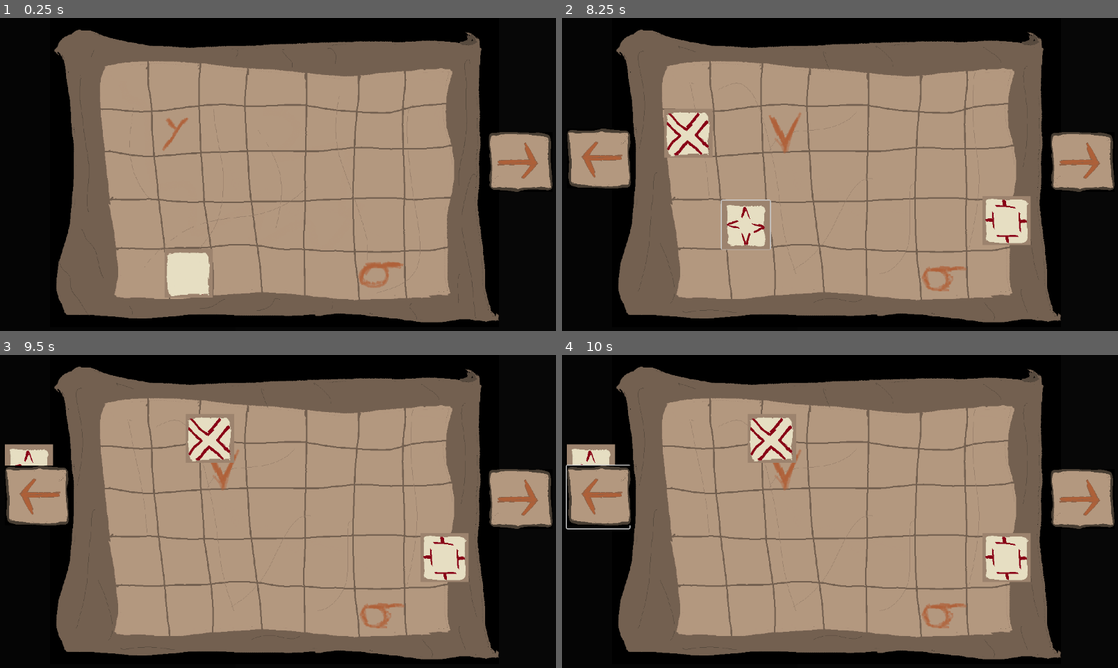
Above: before the commit, frames 1-4 (two rows, left to right).
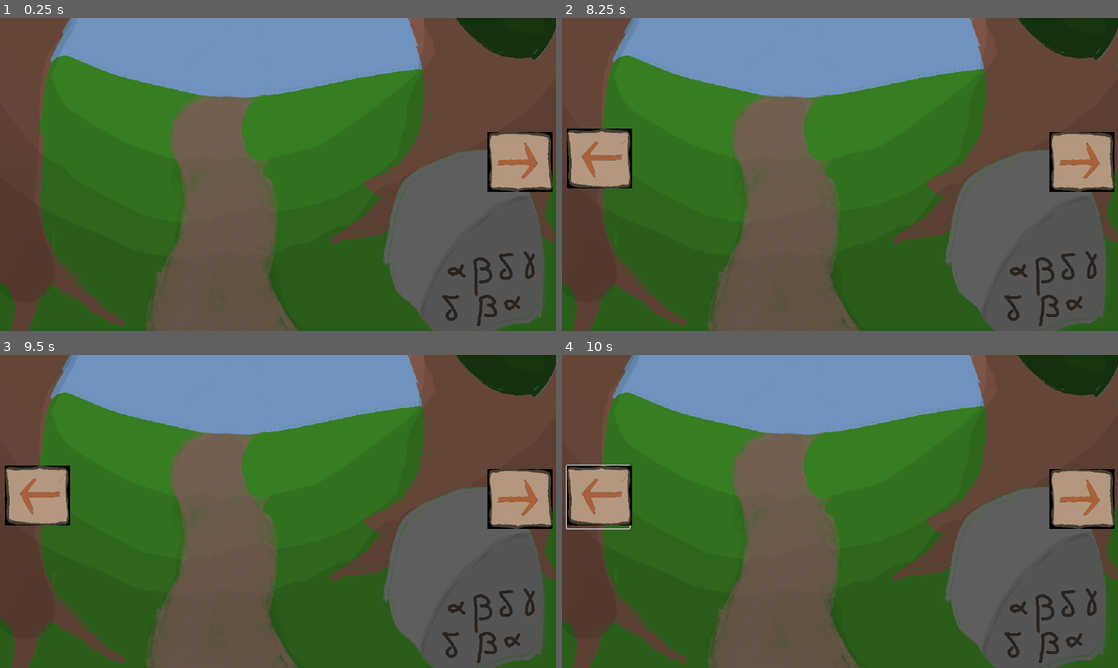
Above: after the commit, the same moments.

Repository: FlorianLesieur/UniJamTeam2Coop
Game: Godot game, scene res://Scenes/Esprit/GameSpirit.tscn
Same seed, same stepped clock (60 frames per second), same inputs: the game is played once before the commit and once after it. The project has no main scene, so this scene is started directly.
Inputs (mouse positions are in pixels of both pictures, inside the frame that each line leads up to):
- Up to frame 1 (0.25 s): no input
- Up to frame 2 (8.25 s): click (1079, 161) at 0.5 s; click (600, 158) at 1.25 s; click (751, 274) at 2 s; tap Enter at 2.75, 4.25, 8 s; move the mouse to (962, 158) at 2.77 s; hold Right (Right) 2.78-3.5 s; tap F (Interact) at 2.85, 4.35, 8.1 s; click (962, 158) at 2.92 s; tap Space at 3.5, 5 s; drag from (728, 190) to (812, 237) at 3.52 s; move the mouse to (895, 105) at 4.27 s; hold Right (Right) 4.28-5 s; drag from (812, 237) to (673, 127) at 5.02 s; click (689, 133) at 5.75 s; click (745, 224) at 6.5 s; click (890, 130) at 7.25 s; move the mouse to (1006, 221) at 8.02 s; hold Left (Left) from 8.03 s (still down)
- Up to frame 3 (9.5 s): release Left (Left) at 8.75 s; tap Space at 8.75 s; drag from (111, 464) to (194, 433) at 8.77 s
- Up to frame 4 (10 s): move the mouse to (867, 511) at 9.52 s; hold Down (Down) from 9.53 s (still down); tap F (Interact) at 9.6 s; click (867, 511) at 9.67 s

The runs differ from the first frame. In frame 1, 94% of the frame differs, in the area x 0-100%, y 0-100%; in frame 2, 92%; in frame 3, 92%; in frame 4, 92%.
Error in both runs: Out of bounds get index '0' (on base: 'Array[Piece]') (res://Scripts/Esprit/RoomSpirit.gd:14)

Commit message:
Ajout EndRoom

Diff:
--- a/Scenes/Esprit/GameSpirit.tscn
+++ b/Scenes/Esprit/GameSpirit.tscn
@@ -23,6 +23,7 @@
 [ext_resource type="Texture2D" uid="uid://drrnyq2arfrxv" path="res://Assets/Esprit/Pillars/Square_Pillar.png" id="18_38xxe"]
 [ext_resource type="Texture2D" uid="uid://m6vouc5imojr" path="res://Assets/Esprit/Pillars/Square_Pillar_with_info_revealed.png" id="22_twiwv"]
 [ext_resource type="Texture2D" uid="uid://b64we45vuc2h0" path="res://Assets/Esprit/Maps/Map_6.png" id="23_k3e2r"]
+[ext_resource type="Texture2D" uid="uid://dndop8yvwukmw" path="res://Assets/Esprit/Ecran_fin.png" id="24_upt55"]
 
 [sub_resource type="Gradient" id="Gradient_c0dwe"]
 offsets = PackedFloat32Array(0.006024096, 0.43975905, 0.48795182, 1)
@@ -307,8 +308,19 @@
 texture = ExtResource("22_twiwv")
 
 [node name="Room6" parent="." unique_id=267208149 instance=ExtResource("2_3ahv2")]
+visible = false
 layout_mode = 1
 
 [node name="Map6" type="Sprite2D" parent="Room6" unique_id=201310566]
 position = Vector2(604, 266)
 texture = ExtResource("23_k3e2r")
+
+[node name="EndRoom" type="Control" parent="." unique_id=1965107105]
+anchors_preset = 0
+offset_right = 40.0
+offset_bottom = 40.0
+
+[node name="EcranFin" type="Sprite2D" parent="." unique_id=1083285722]
+position = Vector2(556, 224)
+scale = Vector2(1.2, 1.2)
+texture = ExtResource("24_upt55")
--- a/Scripts/Esprit/GameSpirit.gd
+++ b/Scripts/Esprit/GameSpirit.gd
@@ -18,7 +18,8 @@
 	rooms[0].visible=true
 	rooms[0].hide_prev_button()
 	rooms[4].hide_next_button()
-	#EndRoom.visible=false
+	$EndRoom.visible=false
+
 
 # Called every frame. 'delta' is the elapsed time since the previous frame.
 @warning_ignore("unused_parameter")
@@ -30,7 +31,7 @@
 			$Room2/T/reveal.visible=true
 		if (indice==4):
 			rooms[indice].visible=false
-			#EndRoom.visible=true
+			$EndRoom.visible=true
 	if (room5.all_placed()):
 		$Room5/Square/reveal.visible=true
 func move_to_prev():
